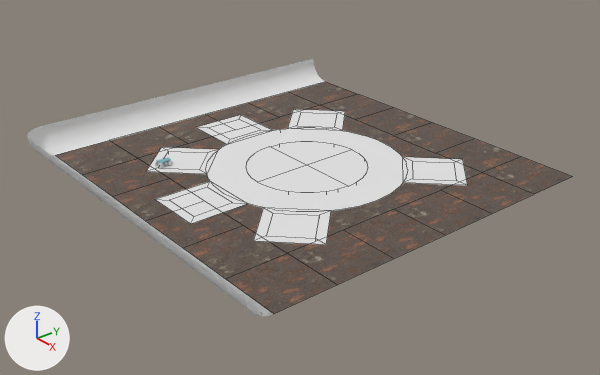
A saved change to the Blender file cs_battleground/arena_files/blender/battleground.blend.
One viewpoint serves both versions: a camera (50 mm lens) standing at (23.8, -19.8, 14.1) and looking at (0.1, -0.4, -0.8). The axes (+X, +Y, +Z) are drawn at lower left. The lights are the same throughout. Mesh edges are drawn as thin lines on the coarser meshes.

The older version as bpy lines, for what is in view:
```python
me_cube_003 = bpy.data.meshes.new('Cube.003')
me_cube_003.from_pydata(...)  # 40 vertices, 21 faces; spans x -7.5..7.5, y -3.0..12.0, z 0.0
me_cube_003.materials.append(mat_material_002)  # picture img_metal018_1k_color_jpg_001
me_cube_006 = bpy.data.meshes.new('Cube.006')
me_cube_006.from_pydata(...)  # a box spanning x -1.7..0.0, y -0.85..0.85, z -1.0..0.0
me_cube_013 = bpy.data.meshes.new('Cube.013')
me_cube_013.from_pydata(...)  # 74 vertices, 39 faces; spans x -4.1..4.1, y 0.4..8.6, z -0.5..0.0
ob_basement = bpy.data.objects.new('basement', me_cube_003)
ob_basement.location = (0.0, -4.5, 0.0)
ob_catapult_3_001 = bpy.data.objects.new('catapult_3.001', me_cube_006)
ob_catapult_3_001.location = (-3.03, -3.03, 0.01)
ob_catapult_3_001.rotation_euler = (0.0, 0.0, 0.785)  # degrees (0, 0, 45)
ob_outer_circle = bpy.data.objects.new('outer_circle', me_cube_013)
ob_outer_circle.location = (0.0, -4.5, 0.0)
# also in view: 'catapult_6.001' at (3.6, 3.6, -0.5); 'catapult_1.001' at (3.6, -3.6, -0.5); 'catapult_4' at (-5.1, 0.0, 0.0); 'catapult_3' at (-3.6, -3.6, 0.0); 'catapult_6' at (3.6, 3.6, 0.0)
```
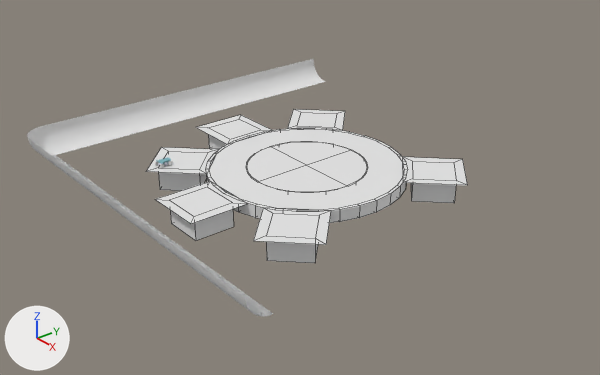
Where the change shows, as pixel boxes [x1, y1, x2, y2] in the pictures (600 x 375 px):
'basement', hidden (brown): before [56, 82, 573, 314]
'outer_circle', reshaped: before [207, 129, 403, 211]; after [209, 129, 403, 210]
'outer_circle_border', added: after [206, 128, 408, 223]

Edits to the bpy script that builds the scene:
```text
Change me_cube_013:
    used by ob_outer_circle; location = (0.0, -4.5, 0.0)
    remove me_cube_013.from_pydata(...)  # 74 vertices, 39 faces; spans x -4.1..4.1, y 0.4..8.6, z -0.5..0.0
    add me_cube_013.from_pydata(...)  # 74 vertices, 39 faces; spans x -3.96..3.96, y 0.54..8.47, z -0.5..0.0
    me_cube_013 part 1: the whole mesh is rebuilt
Add me_cube_013_1:
    me_cube_013_1.from_pydata(...)  # 148 vertices, 111 faces; spans x -4.1..4.1, y 0.4..8.6, z -0.5..0.0
Change ob_basement:
    add ob_basement.hide_set(True)
Add ob_outer_circle_border:
    ob_outer_circle_border = bpy.data.objects.new('outer_circle_border', me_cube_013_1)
    ob_outer_circle_border.location = (0.0, -4.5, 0.01)
```
